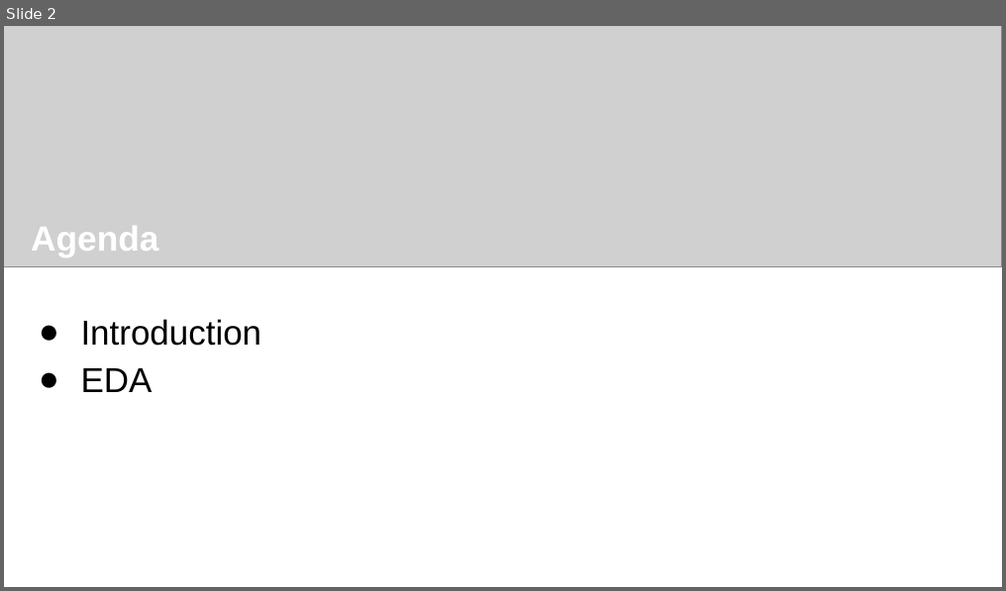
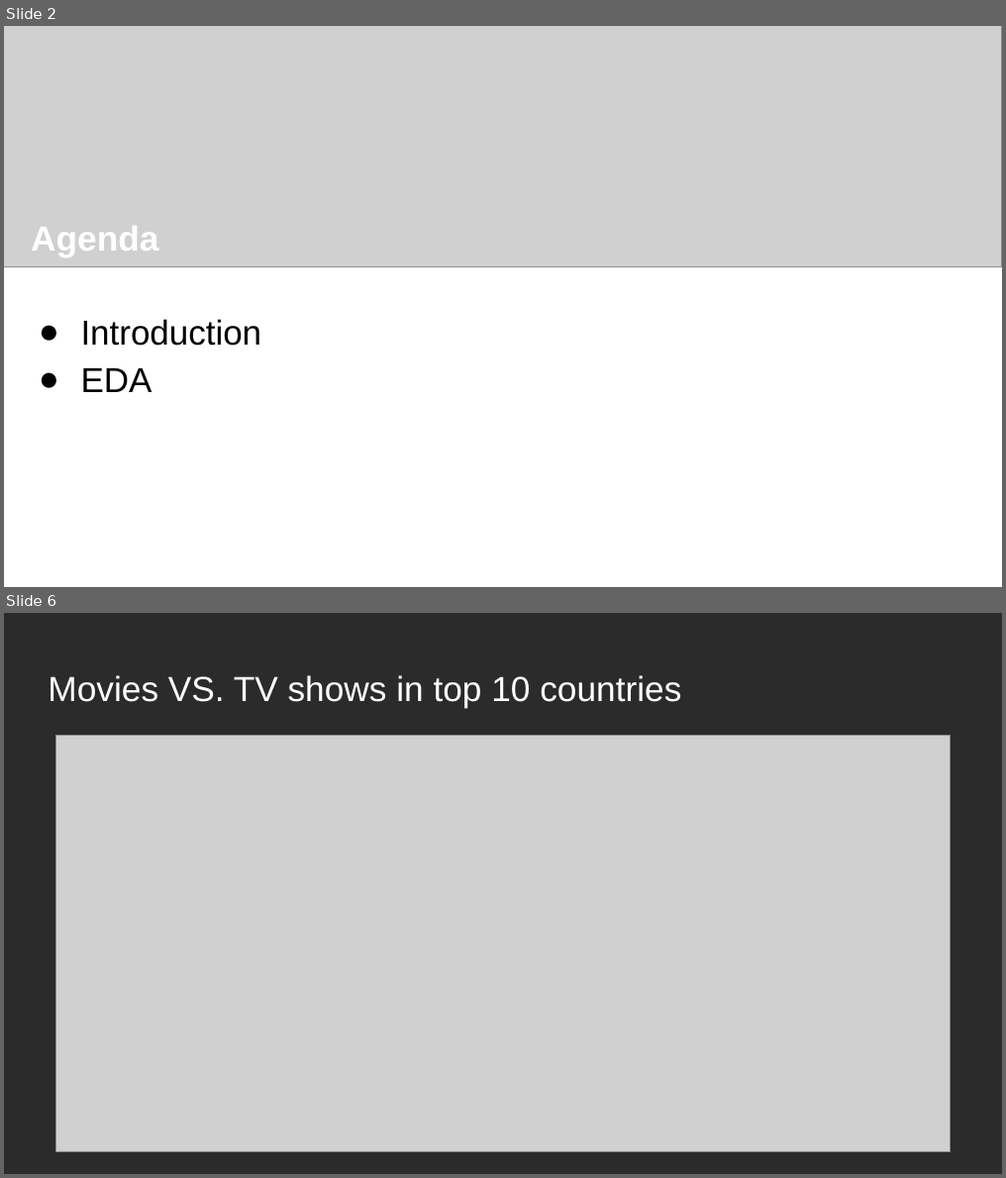
Before and after one commit to Yunling-G/Mid-Project, a slide deck: slides/mid-project.pptx. Shown one above the other, each under a label of ours: slide 2 before the commit, slides 2 and 6 after it; the slides between them are not shown. The pictures are 1006x591 and 1006x1178 pixels, drawn with LibreOffice and Linux fonts; fonts in the diff are those of the drawing; grey boxes stand for pictures; background and template pictures are left out; a plain dark background stands for a picture behind light text. Boxes give left, top, right and bottom in pixels: in the first picture for what was removed or moved away, otherwise in the second. Text is boxed around its words. In the diff, an @@ line names an element or a change of style, - is before the commit and + after.

```diff
--- a/slides/mid-project.pptx
+++ b/slides/mid-project.pptx
@@ slide 6 added at [4,613,1002,1174], background picture (left out) @@
@@ title added at [48,675,681,707], 25.2 pt, text #FFFFFF @@
+Movies VS. TV shows in top 10 countries
@@ picture added at [55,736,950,1153] @@
```
Also in this commit, not shown: 5 slides changed, 2 other slides added, 2 slides removed.
